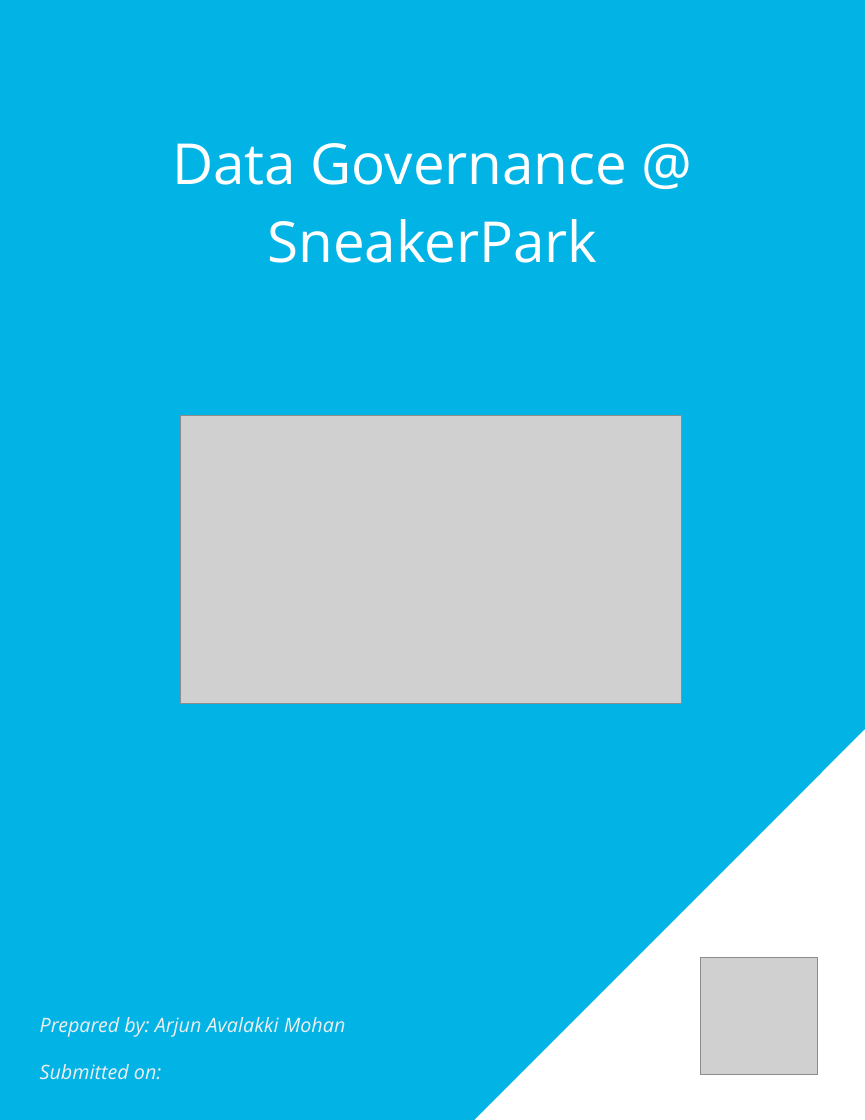
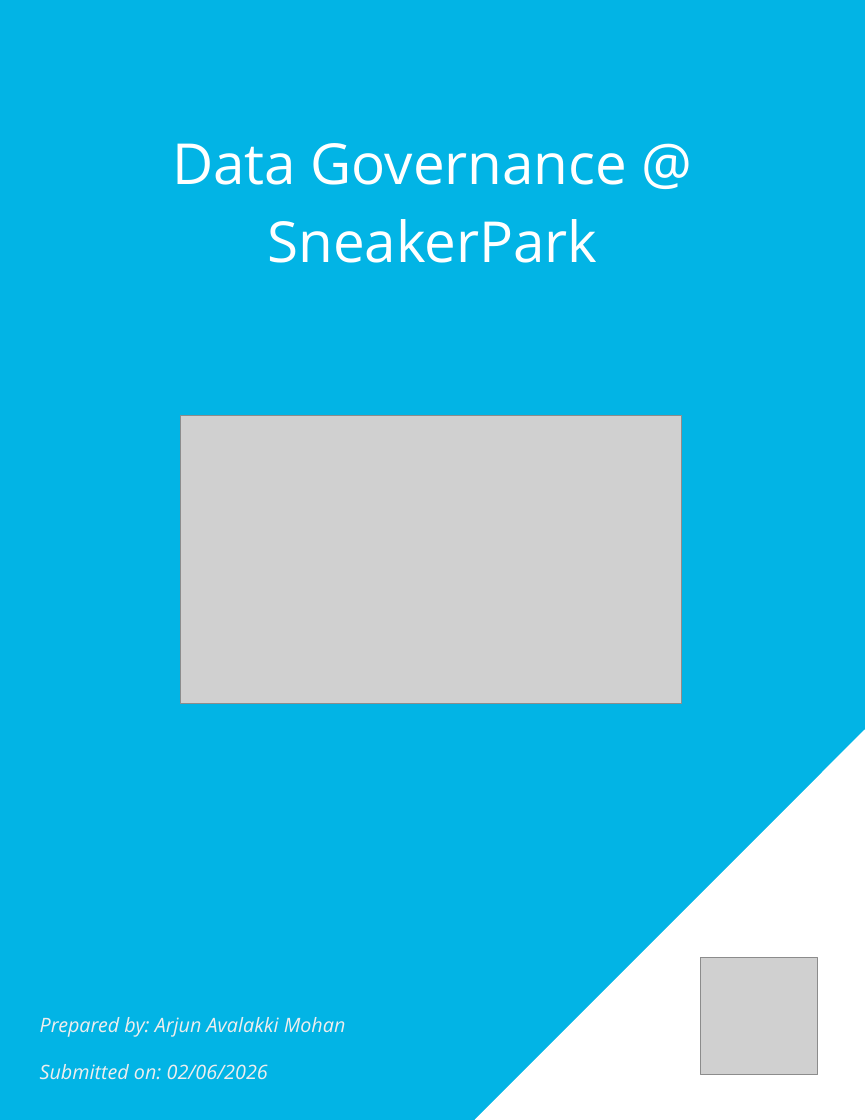
Before and after one commit to SwimLane2/udacity-ai-masters, a slide deck: slide 1 of Modules/03-Data-Architect/projects/Project 4 - SneakerPark Data Governance/report/Documentation/sneakerpark_data_governance.pptx. Drawn at 865x1120 pixels with LibreOffice and Linux fonts; fonts in the diff are those of the drawing; grey boxes stand for pictures; background and template pictures are left out. Boxes give left, top, right and bottom in pixels: in the first picture for what was removed or moved away, otherwise in the second. Text is boxed around its words. In the diff, an @@ line names an element or a change of style, - is before the commit and + after.

```diff
--- a/Modules/03-Data-Architect/projects/Project 4 - SneakerPark Data Governance/report/Documentation/sneakerpark_data_governance.pptx
+++ b/Modules/03-Data-Architect/projects/Project 4 - SneakerPark Data Governance/report/Documentation/sneakerpark_data_governance.pptx
@@ text at <box>40,1064,268,1080</box>: text changed @@
-Submitted on:
+Submitted on: 02/06/2026
```
Also in this commit, not shown: 2 other slides changed, 1 slide added, 2 slides removed, 2 other files.
